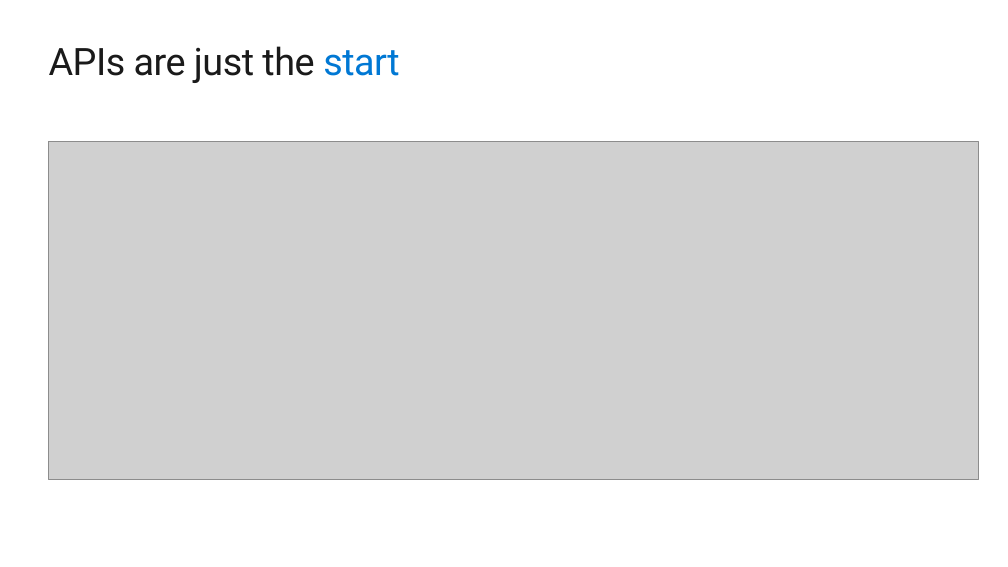
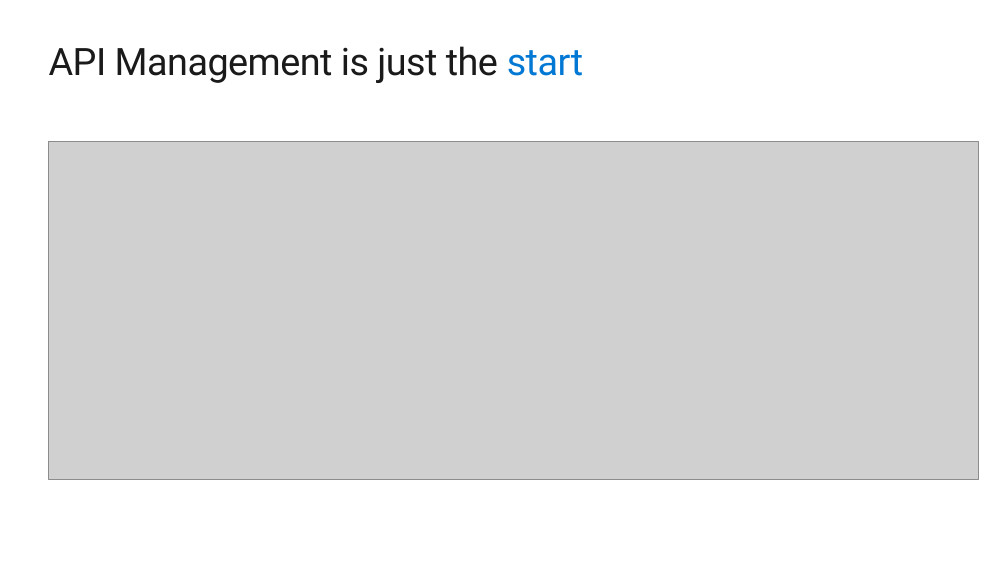
Before and after one commit to rbickel/TDCAPIM, a slide deck: slide 22 of Presentation/TDC19 API Management.pptx. Drawn at 1008x567 pixels with LibreOffice and Linux fonts; fonts in the diff are those of the drawing; grey boxes stand for pictures; background and template pictures are left out. Boxes give left, top, right and bottom in pixels: in the first picture for what was removed or moved away, otherwise in the second. Text is boxed around its words. In the diff, an @@ line names an element or a change of style, - is before the commit and + after.

```diff
--- a/Presentation/TDC19 API Management.pptx
+++ b/Presentation/TDC19 API Management.pptx
@@ title at (49, 46, 583, 83): text changed @@
-APIs are just the start
+API Management is just the start
```
Also in this commit, not shown: 1 other slide changed, 1 other file.
